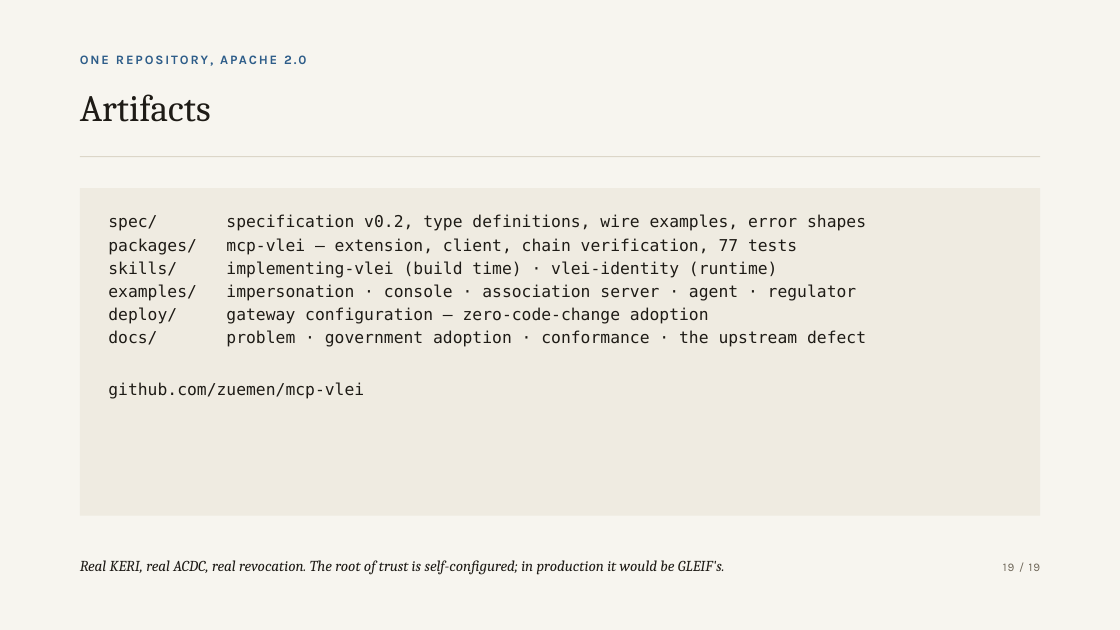
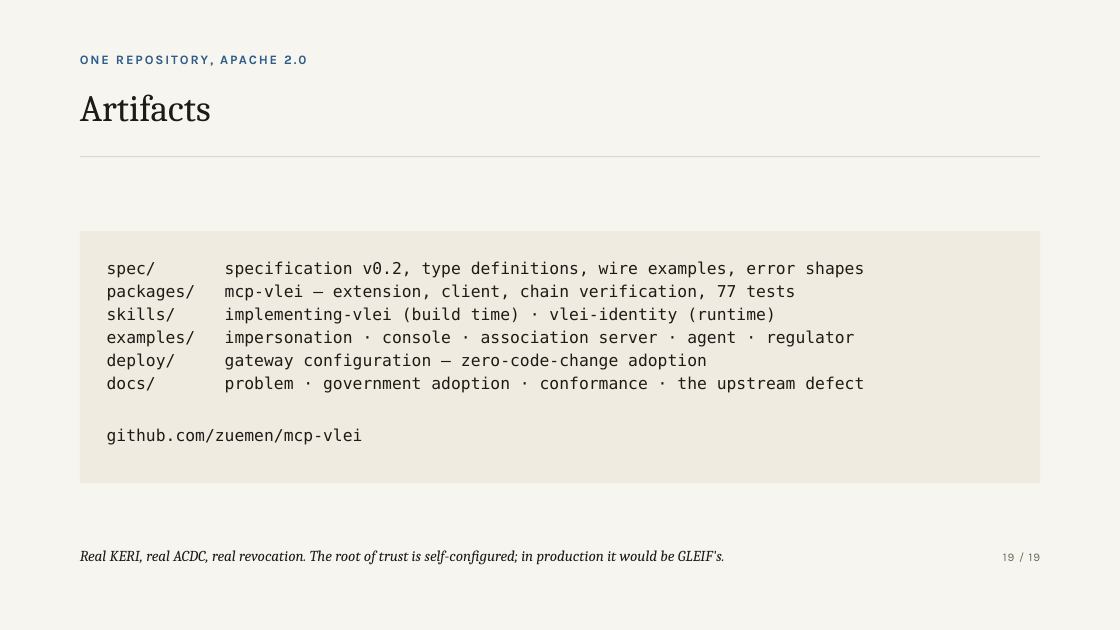
Before and after one commit to zuemen/mcp-vlei, a slide deck: slide 19 of docs/slides/mcp-vlei.pptx. Drawn at 1120x630 pixels with LibreOffice and Linux fonts; fonts in the diff are those of the drawing. Boxes give left, top, right and bottom in pixels: in the first picture for what was removed or moved away, otherwise in the second. Text is boxed around its words. In the diff, an @@ line names an element or a change of style, - is before the commit and + after.

```diff
--- a/docs/slides/mcp-vlei.pptx
+++ b/docs/slides/mcp-vlei.pptx
@@ rectangle: place and size @@
-rectangle at (80, 188, 1040, 516)
+rectangle at (80, 231, 1040, 483)
@@ text "spec/ specification v0.2, type definitions, ...": place and size @@
-text "spec/ specification v0.2, type definitions, ..." at (108, 214, 866, 399)
+text "spec/ specification v0.2, type definitions, ..." at (107, 261, 864, 445)
@@ text "Real KERI, real ACDC, real ...": place and size @@
-text "Real KERI, real ACDC, real ..." at (80, 560, 725, 575)
+text "Real KERI, real ACDC, real ..." at (80, 550, 725, 565)
@@ text "19 / 19": place and size @@
-text "19 / 19" at (1003, 563, 1041, 571)
+text "19 / 19" at (1003, 553, 1041, 561)
```
Also in this commit, not shown: 17 other slides changed, 2 other files.
